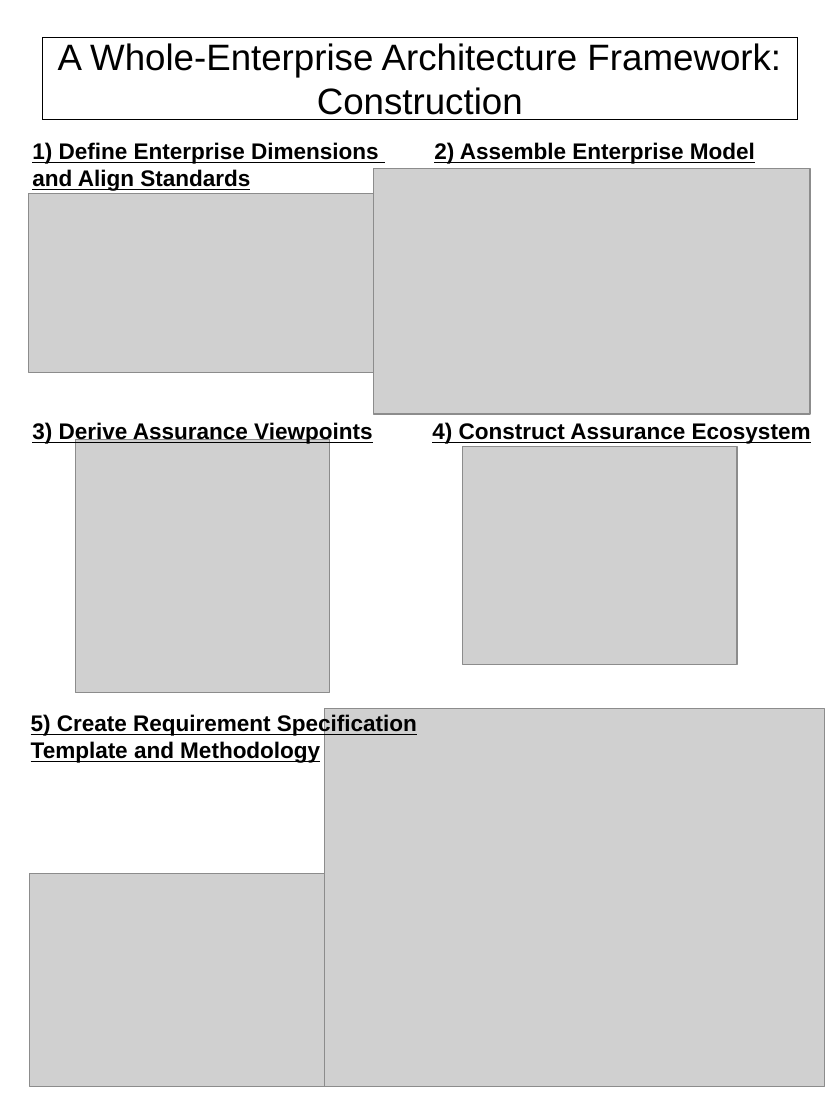
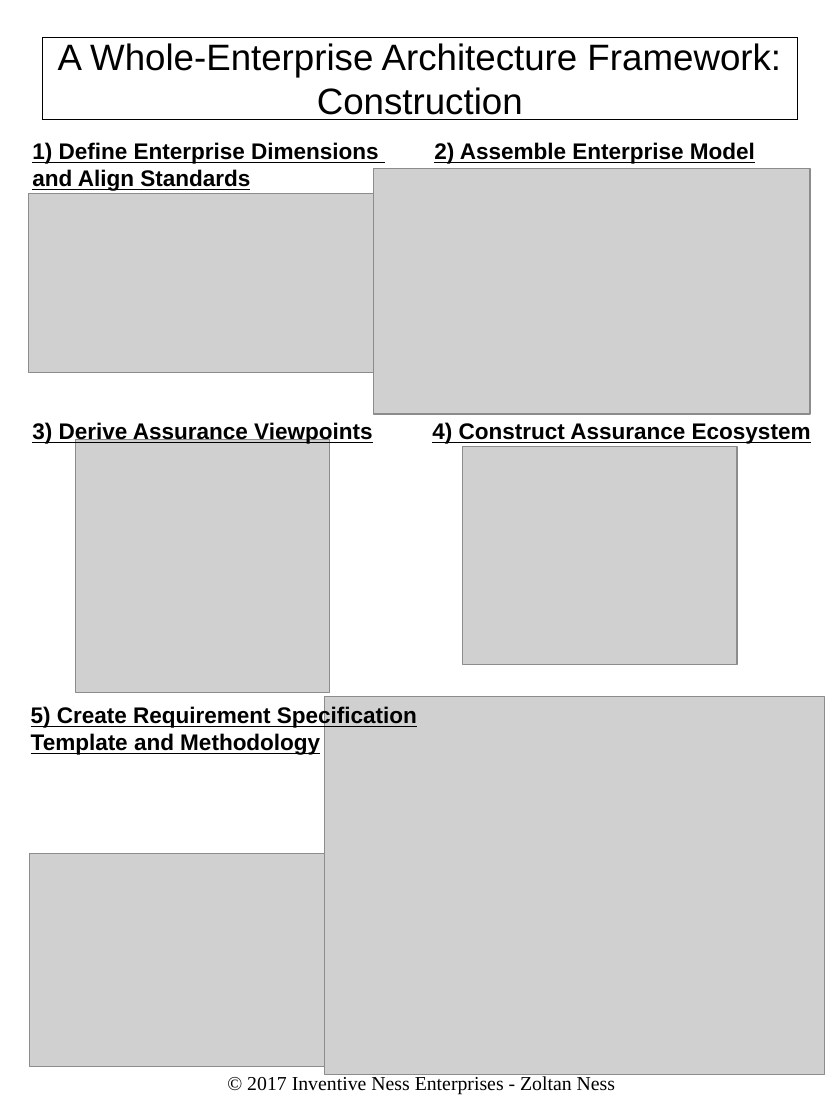
Before and after one commit to inventiveness/WEAF, a slide deck: slide 1 of WEAF-construction-and-usage.odp. Drawn at 840x1120 pixels with LibreOffice and Linux fonts; fonts in the diff are those of the drawing; grey boxes stand for pictures. Boxes give left, top, right and bottom in pixels: in the first picture for what was removed or moved away, otherwise in the second. Text is boxed around its words. In the diff, an @@ line names an element or a change of style, - is before the commit and + after.

```diff
--- a/WEAF-construction-and-usage.odp
+++ b/WEAF-construction-and-usage.odp
@@ text "5) Create Requirement Specification": place and size @@
-text "5) Create Requirement Specification" at box(31, 713, 417, 763)
+text "5) Create Requirement Specification" at box(31, 705, 417, 755)
@@ picture: place and size @@
-picture at box(325, 709, 825, 1087)
+picture at box(325, 697, 825, 1075)
@@ picture: place and size @@
-picture at box(29, 874, 425, 1087)
+picture at box(29, 853, 425, 1067)
@@ text added at box(247, 1076, 615, 1095), 14 pt, text #000000 @@
+© 2017 Inventive Ness Enterprises - Zoltan Ness
```
Also in this commit, not shown: 1 other slide changed, 5 other files.
